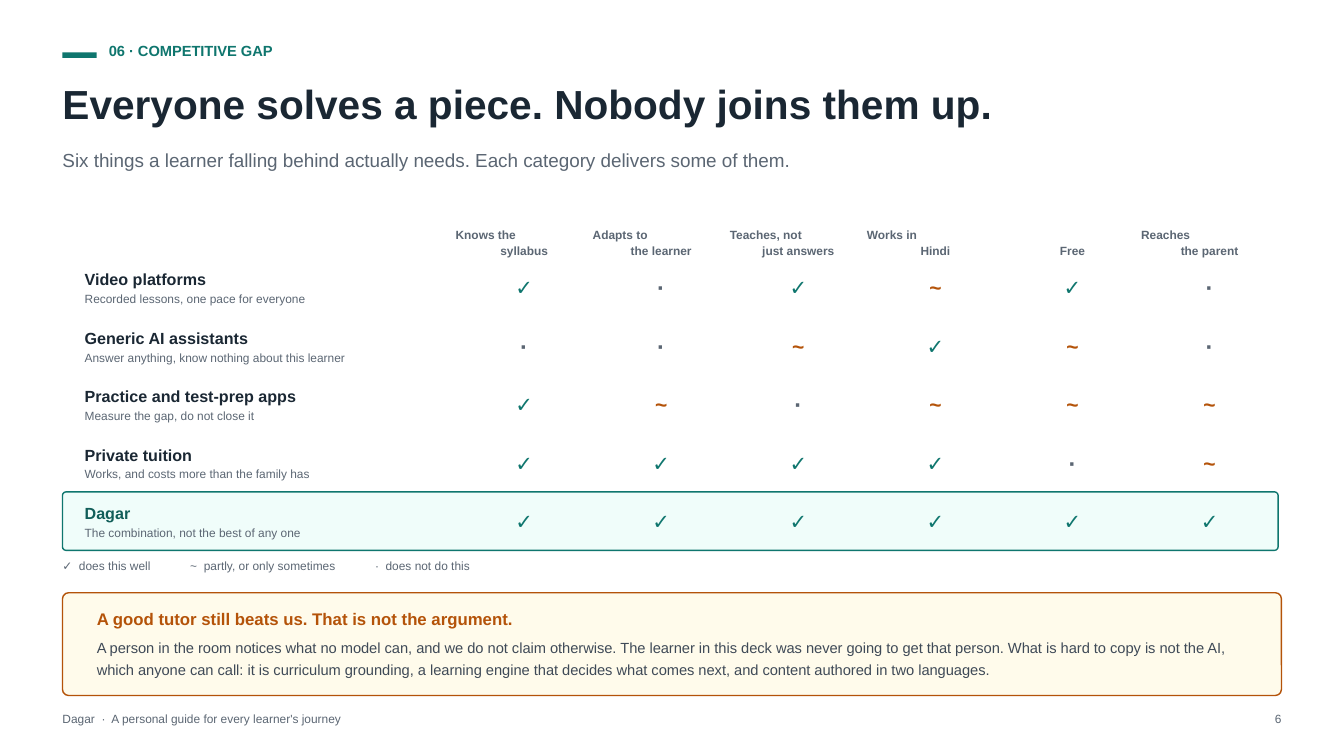
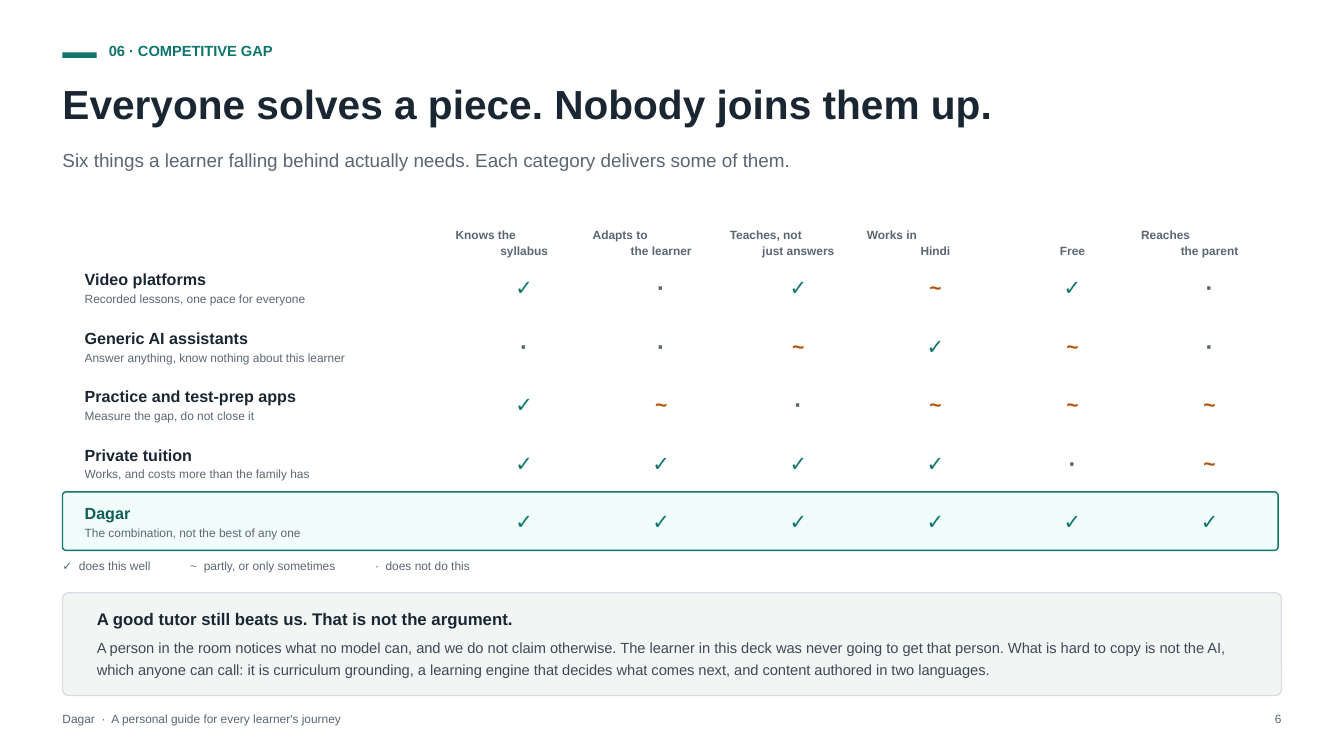
Before and after one commit to ap9650/dagar, a slide deck: slide 6 of docs/deck/Dagar-Pitch-Deck.pptx. Drawn at 1344x756 pixels with LibreOffice and Linux fonts; fonts in the diff are those of the drawing. Boxes give left, top, right and bottom in pixels: in the first picture for what was removed or moved away, otherwise in the second. Text is boxed around its words. In the diff, an @@ line names an element or a change of style, - is before the commit and + after.

```diff
--- a/docs/deck/Dagar-Pitch-Deck.pptx
+++ b/docs/deck/Dagar-Pitch-Deck.pptx
@@ rounded rectangle at box(63, 593, 1281, 696): fill #FFFBEB to #F1F5F4; outline #B45309 1 pt to #D8DEE4 1 pt @@
@@ text at box(97, 613, 512, 629): text colour #B45309 to #1A2733 in "A good tutor still beats us. That ..." @@
```
Also in this commit, not shown: 3 other slides changed, 2 other files.
